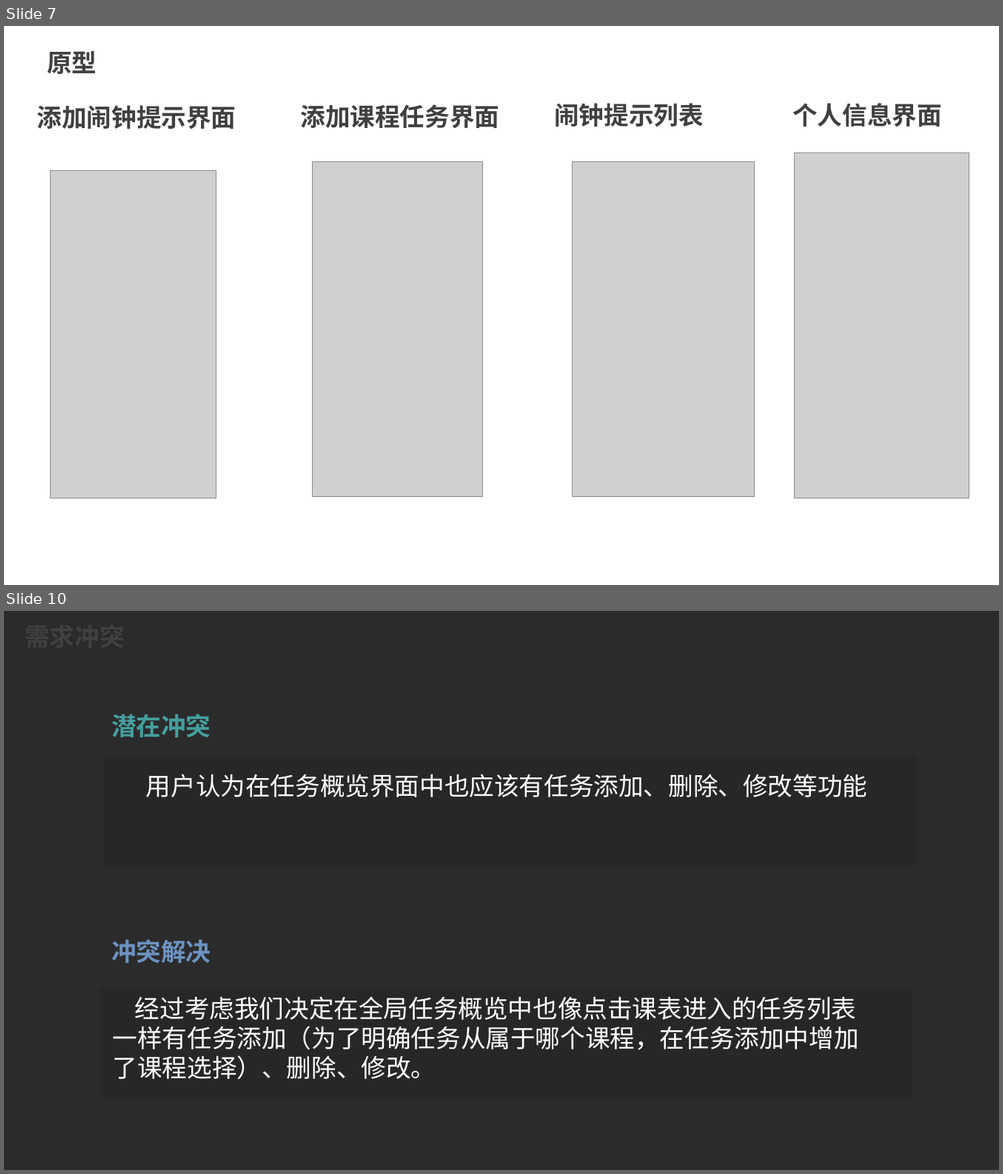
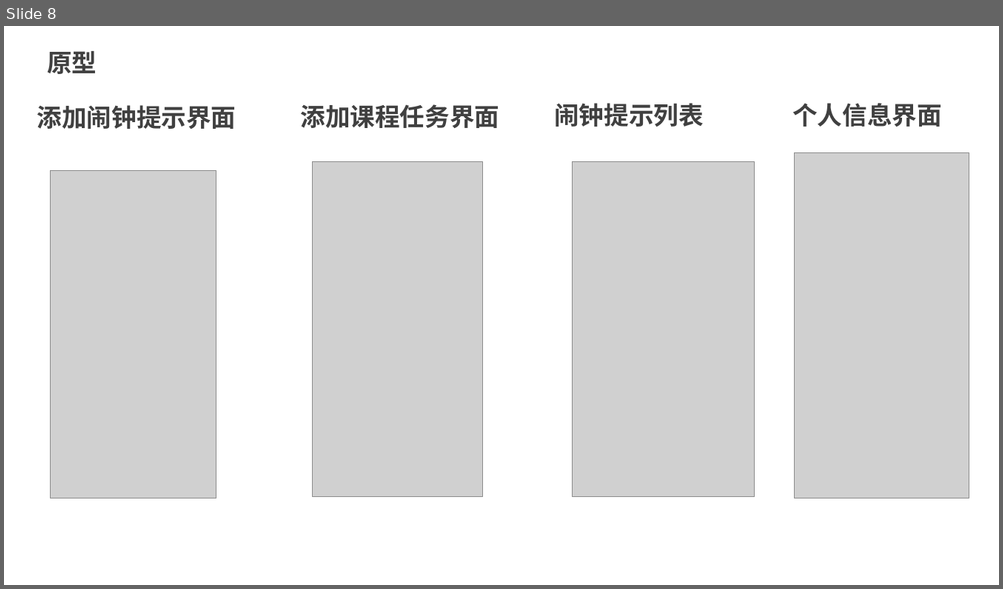
Before and after one commit to wo-ay/G10, a slide deck: 项目文档/文档与ppt/G10SRS评审PPT.pptx. Shown one above the other, each under a label of ours: slides 7 and 10 before the commit, slide 8 after it; the slides between them are not shown. The pictures are 1003x1174 and 1003x589 pixels, drawn with LibreOffice and Linux fonts; fonts in the diff are those of the drawing; grey boxes stand for pictures; background and template pictures are left out; a plain dark background stands for a picture behind light text. Boxes give left, top, right and bottom in pixels: in the first picture for what was removed or moved away, otherwise in the second. Text is boxed around its words. In the diff, an @@ line names an element or a change of style, - is before the commit and + after.

```diff
--- a/项目文档/文档与ppt/G10SRS评审PPT.pptx
+++ b/项目文档/文档与ppt/G10SRS评审PPT.pptx
@@ slide 10 removed at bbox=[4, 611, 999, 1170], background picture (left out) @@
@@ text removed at bbox=[111, 714, 210, 738] @@
-需求冲突
@@ text removed at bbox=[111, 714, 210, 963] @@
-潜在冲突
@@ rectangle removed at bbox=[104, 758, 916, 866] @@
@@ text removed at bbox=[146, 774, 867, 797] @@
-用户认为在任务概览界面中也应该有任务添加、删除、修改等功能
@@ text removed at bbox=[111, 940, 210, 963] @@
-冲突解决
@@ rectangle removed at bbox=[100, 989, 912, 1098] @@
@@ text removed at bbox=[113, 997, 859, 1079] @@
-经过考虑我们决定在全局任务概览中也像点击课表进入的任务列表一样有任务添加（为了明确任务从属于哪个课程，在任务添加中增加了课程选择）、删除、修改。
@@ what was slide 7 is now slide 8 @@
```
Also in this commit, not shown: 5 slides changed, 4 slides added, 4 other slides removed, 1 other file.
